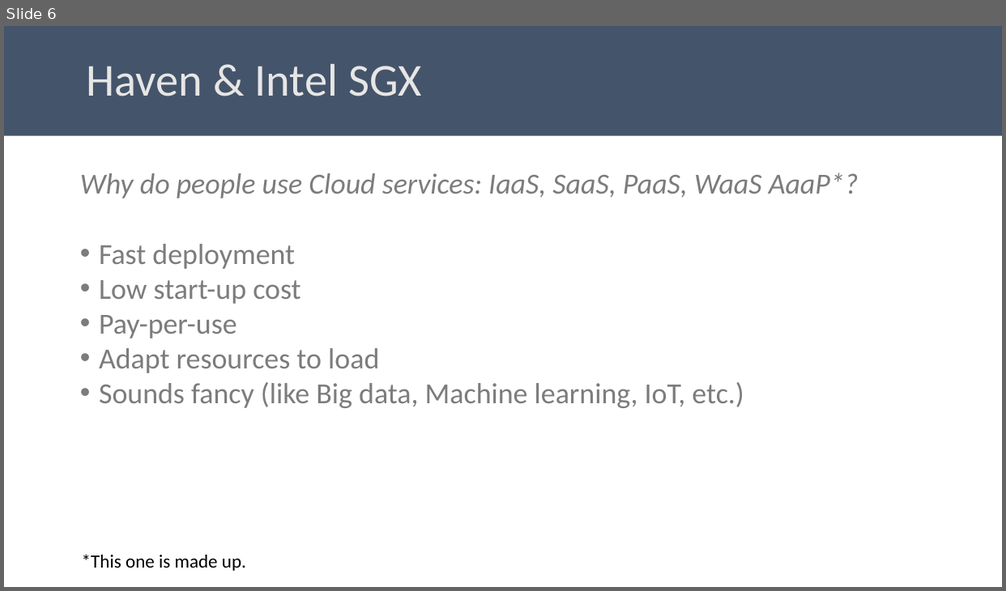
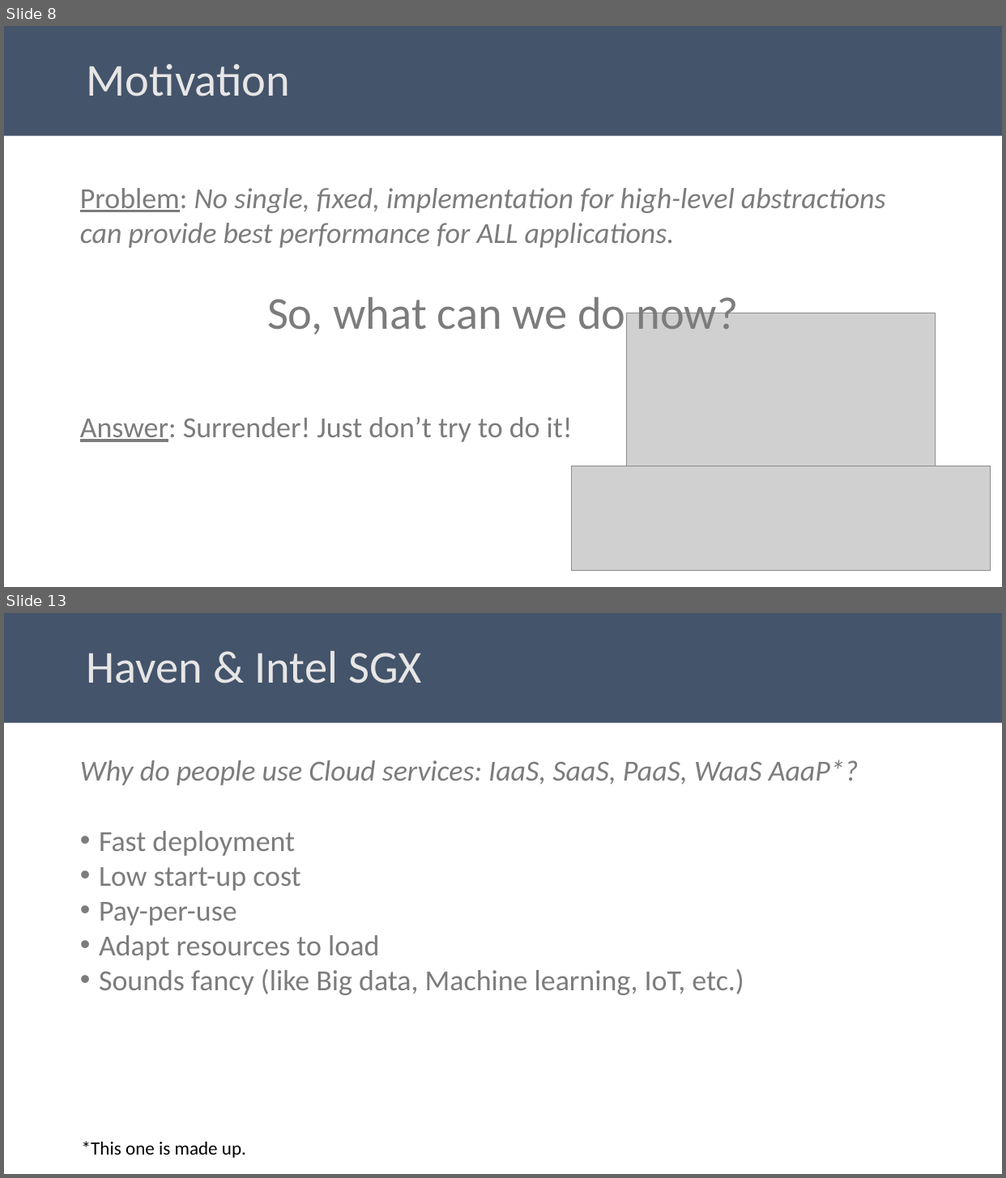
Before and after one commit to aghosn/CandidacyPresentation, a slide deck: CE_presentation.pptx. Shown one above the other, each under a label of ours: slide 6 before the commit, slides 8 and 13 after it; the slides between them are not shown. The pictures are 1006x591 and 1006x1178 pixels, drawn with LibreOffice and Linux fonts; fonts in the diff are those of the drawing; grey boxes stand for pictures. Boxes give left, top, right and bottom in pixels: in the first picture for what was removed or moved away, otherwise in the second. Text is boxed around its words. In the diff, an @@ line names an element or a change of style, - is before the commit and + after.

```diff
--- a/CE_presentation.pptx
+++ b/CE_presentation.pptx
@@ slide 8 added at (4, 26, 1002, 587), background #FFFFFF @@
@@ title added at (4, 26, 1002, 136), fill #44546A, 44 pt, text #E7E6E6 @@
+Motivation
@@ text added at (80, 188, 886, 442), 28 pt, text #7C7C7C, italic @@
+Problem: No single, fixed, implementation for high-level abstractions can provide best performance for ALL applications.
+So, what can we do now?
+Answer: Surrender! Just don’t try to do it!
@@ picture added at (627, 314, 936, 544) @@
@@ picture added at (572, 466, 991, 571) @@
@@ what was slide 6 is now slide 13 @@
```
Also in this commit, not shown: 4 slides changed, 7 other slides added, 10 other files.
